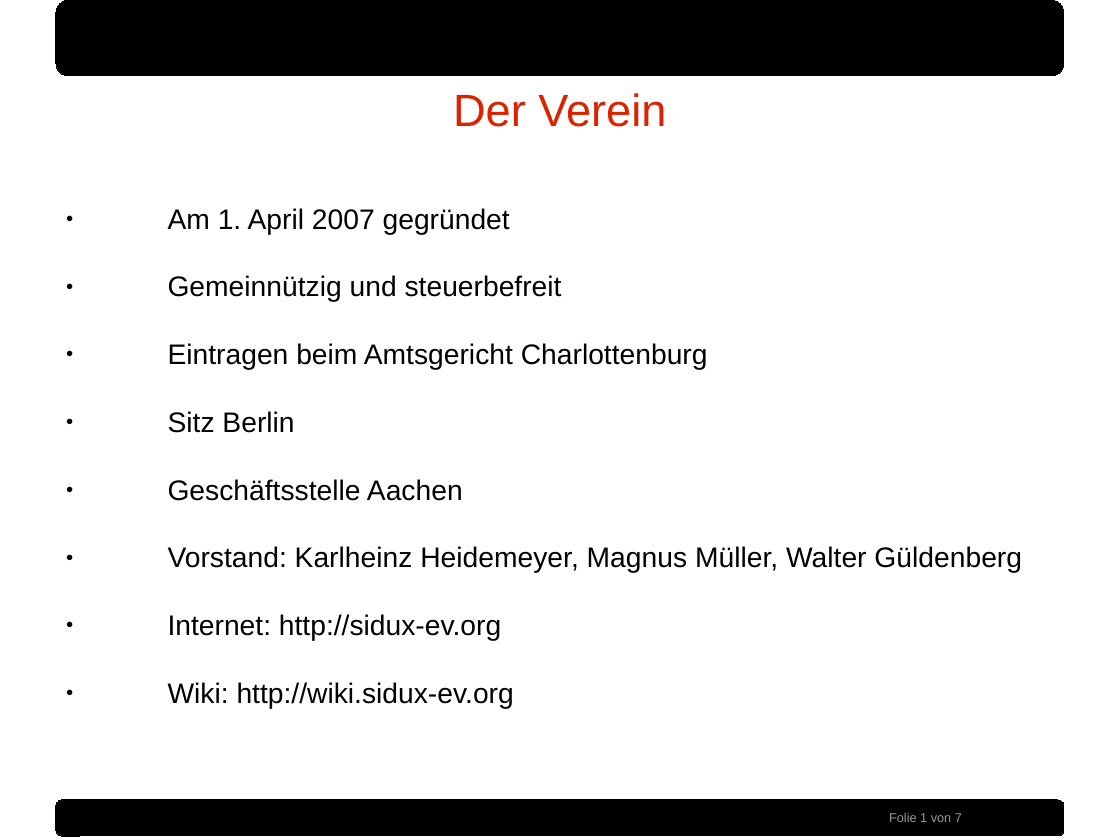
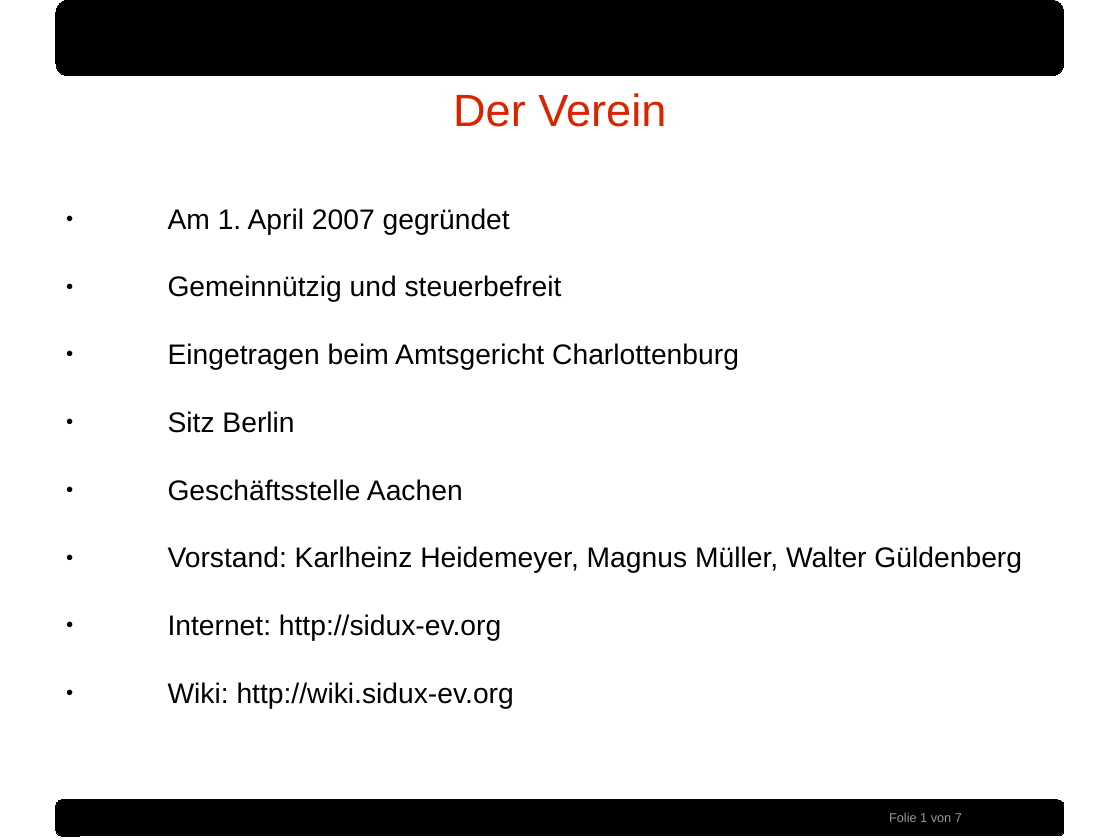
Before and after one commit to sidux-ev/praesentation, a slide deck: slide 1 of bin/froscon2012.odp. Drawn at 1120x840 pixels with LibreOffice and Linux fonts; fonts in the diff are those of the drawing; background and template pictures are left out. Boxes give left, top, right and bottom in pixels: in the first picture for what was removed or moved away, otherwise in the second. Text is boxed around its words. In the diff, an @@ line names an element or a change of style, - is before the commit and + after.

```diff
--- a/bin/froscon2012.odp
+++ b/bin/froscon2012.odp
@@ text at [168, 343, 739, 370]: text changed @@
-● Eintragen beim Amtsgericht Charlottenburg
+● Eingetragen beim Amtsgericht Charlottenburg
```
Also in this commit, not shown: 1 other slide changed.
